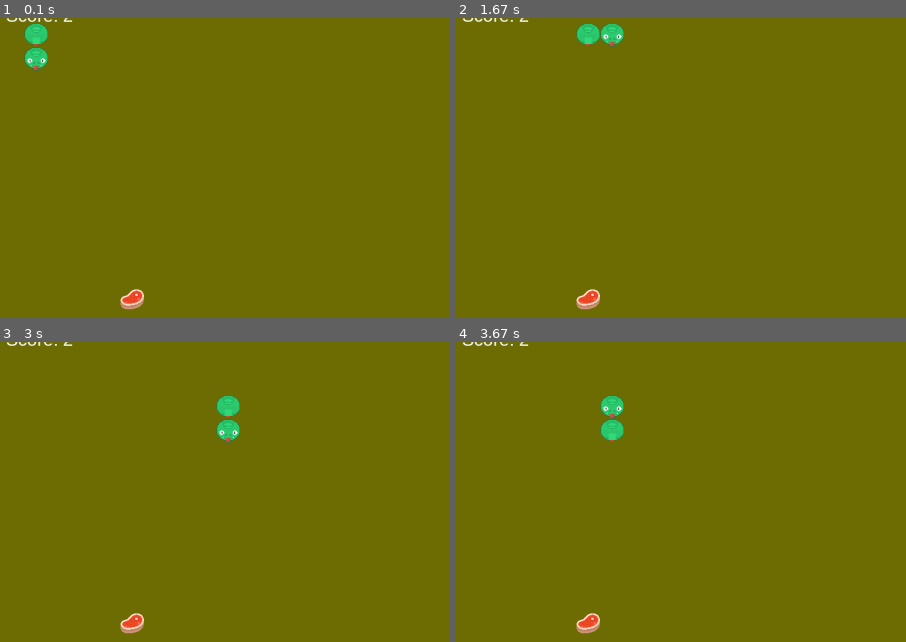
Above: before the commit, frames 1-4 (two rows, left to right).
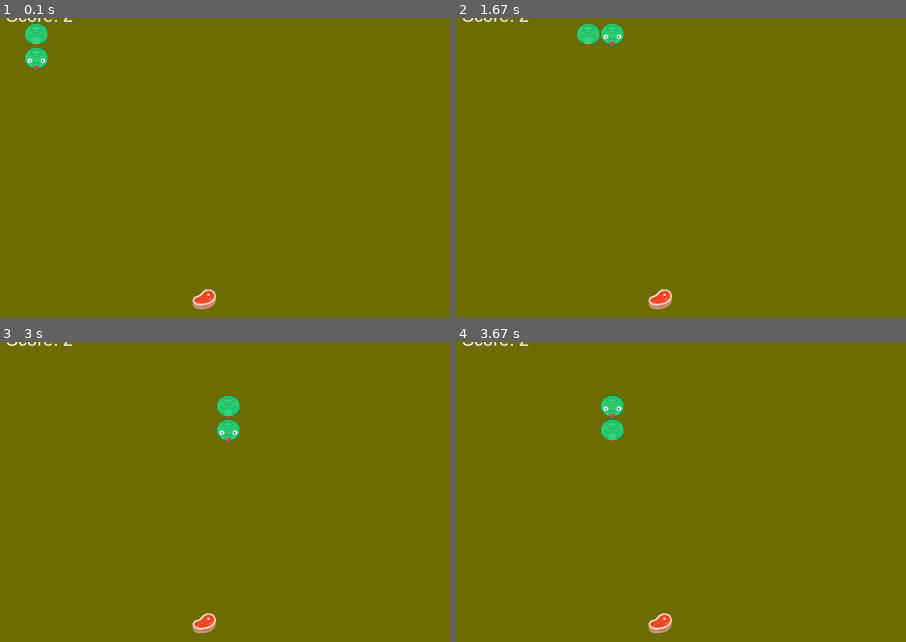
Above: after the commit, the same moments.

Repository: SachinG-dev/learning-pygame
Game: pygame game, started from snake-game/main.py
Two runs of this game, one before a commit and one after it. Both use one fixed random seed, a clock stepped at 60 frames per second and the inputs below.
Inputs:
- Up to frame 1 (0.1 s): no input
- Up to frame 2 (1.67 s): hold Right 0.33-0.8 s; hold Up 0.83-1.27 s; hold Right from 1.3 s (still down)
- Up to frame 3 (3 s): release Right at 1.8 s; hold Down 2.4-2.95 s; hold Left from 2.98 s (still down)
- Up to frame 4 (3.67 s): release Left at 3.53 s; hold Up from 3.57 s (still down)
The pictures show only the part of the screen within x 0-50%, y 3-53%; the shares and areas given below are measured in that part.
In our replay, the window is 600x600 before the commit and 900x600 after it. These sizes can differ from the game's own. Grey fills any space a smaller window leaves; there, only what the larger window draws over its background counts as a difference.

The runs differ from the first frame. In frame 1, 0.6% of the frame differs, in the area x 26-48%, y 90-98%; in frame 2, 0.6%; in frame 3, 0.6%; in frame 4, 0.6%.

Commit message:
feat: adding ball-game

Diff:
--- /dev/null
+++ b/face-reconization/main.py
@@ -0,0 +1,125 @@
+import os
+from deepface import DeepFace
+import cv2
+import numpy as np
+import time
+import pandas as pd
+
+class AdvancedFaceRecognition:
+    def __init__(self, dataset_path, model_name="VGG-Face"):  # Changed default model to VGG-Face for better compatibility
+        self.dataset_path = dataset_path
+        self.model_name = model_name
+        self.db_path = dataset_path
+        print(f"Initializing face recognition system with {model_name} model...")
+
+    def run_recognition(self):
+        video_capture = cv2.VideoCapture(0)
+        if not video_capture.isOpened():
+            print("Error: Could not open video capture device")
+            return
+
+        print(f"Starting face recognition using {self.model_name}...")
+        print("Press 'q' to quit")
+
+        frame_count = 0
+        start_time = time.time()
+
+        while True:
+            ret, frame = video_capture.read()
+            if not ret:
+                print("Error: Could not read frame")
+                break
+
+            frame_count += 1
+
+            # Process every 3rd frame to improve performance
+            if frame_count % 3 != 0:
+                cv2.imshow('Advanced Face Recognition', frame)
+                if cv2.waitKey(1) & 0xFF == ord('q'):
+                    break
+                continue
+
+            try:
+                # First, detect faces
+                faces = DeepFace.extract_faces(
+                    img_path=frame,
+                    detector_backend="opencv",
+                    enforce_detection=False
+                )
+
+                if faces:  # If faces were detected
+                    # Try to recognize each detected face
+                    results = DeepFace.find(
+                        img_path=frame,
+                        db_path=self.db_path,
+                        model_name=self.model_name,
+                        enforce_detection=False,
+                        detector_backend="opencv",
+                        distance_metric="cosine"
+                    )
+
+                    if isinstance(results, list) and len(results) > 0:
+                        df = results[0]
+                        if isinstance(df, pd.DataFrame) and not df.empty:
+                            # Process each detected face
+                            for i, face in enumerate(faces):
+                                if 'facial_area' in face:
+                                    region = face['facial_area']
+                                    x = region['x']
+                                    y = region['y']
+                                    w = region['w']
+                                    h = region['h']
+
+                                    # Get identity if available
+                                    person_name = "Unknown"
+                                    confidence = 0
+
+                                    if i < len(df):
+                                        row = df.iloc[i]
+                                        if 'identity' in row:
+                                            identity_path = row['identity']
+                                            person_name = os.path.basename(os.path.dirname(identity_path))
+                                            # Calculate confidence (1 - distance for cosine metric)
+                                            if 'distance' in row:
+                                                confidence = (1 - row['distance']) * 100
+
+                                    # Draw rectangle around face
+                                    cv2.rectangle(frame, (x, y), (x+w, y+h), (0, 255, 0), 2)
+
+                                    # Add name and confidence
+                                    label = f"{person_name}"
+                                    if confidence > 0:
+                                        label += f" ({confidence:.1f}%)"
+
+                                    cv2.rectangle(frame, (x, y-35), (x+w, y), (0, 255, 0), cv2.FILLED)
+                                    cv2.putText(frame, label, (x+6, y-6),
+                                              cv2.FONT_HERSHEY_DUPLEX, 0.6, (255, 255, 255), 1)
+
+            except Exception as e:
+                print(f"Frame processing error: {str(e)}")
+                continue
+
+            # Calculate and display FPS
+            if frame_count % 30 == 0:
+                fps = frame_count / (time.time() - start_time)
+                cv2.putText(frame, f"FPS: {fps:.2f}", (10, 30),
+                           cv2.FONT_HERSHEY_DUPLEX, 1, (0, 255, 0), 2)
+
+            # Display the frame
+            cv2.imshow('Advanced Face Recognition', frame)
+
+            if cv2.waitKey(1) & 0xFF == ord('q'):
+                break
+
+        video_capture.release()
+        cv2.destroyAllWindows()
+
+if __name__ == "__main__":
+    dataset_path = "faces_dataset"
+
+    recognition_system = AdvancedFaceRecognition(
+        dataset_path=dataset_path,
+        model_name="VGG-Face"  # Using VGG-Face for better reliability
+    )
+
+    recognition_system.run_recognition()
--- /dev/null
+++ b/flippy-bird/main-basic.py
@@ -0,0 +1,111 @@
+import pygame
+import random
+
+# Initialize Pygame
+pygame.init()
+
+# Screen dimensions
+WIDTH, HEIGHT = 500, 700
+screen = pygame.display.set_mode((WIDTH, HEIGHT))
+pygame.display.set_caption("Flappy Bird AI Control")
+
+# Load assets
+bird_image = pygame.image.load("resources/bird.png")
+bird_image = pygame.transform.scale(bird_image, (50, 35))
+
+pipe_top = pygame.image.load("resources/pipe.jpg")
+pipe_top = pygame.transform.scale(pipe_top, (80, 400))
+pipe_bottom = pygame.transform.flip(pipe_top, False, True)
+
+# Colors
+WHITE = (255, 255, 255)
+
+# Game Variables
+gravity = 0.4
+bird_x, bird_y = 100, HEIGHT // 2
+bird_velocity = 0
+jump_strength = -8  # Upward movement on jump
+pipe_speed = 3
+score = 0
+pipes = []
+
+# Add pipes
+def create_pipe():
+    gap = 150  # Space between top and bottom pipes
+    top_pipe_height = random.randint(150, 400)
+    bottom_pipe_y = top_pipe_height + gap
+    pipes.append({"x": WIDTH, "top": top_pipe_height, "bottom": bottom_pipe_y})
+
+# Game loop
+running = True
+clock = pygame.time.Clock()
+
+# Create initial pipes
+create_pipe()
+
+while running:
+    screen.fill(WHITE)
+
+    # Handle events
+    for event in pygame.event.get():
+        if event.type == pygame.QUIT:
+            running = False
+
+        # Space bar makes the bird jump
+        if event.type == pygame.KEYDOWN and event.key == pygame.K_SPACE:
+            bird_velocity = jump_strength  # Move bird up
+
+    # Bird physics
+    bird_velocity += gravity
+    bird_y += bird_velocity
+
+    # Pipe movement
+    for pipe in pipes:
+        pipe["x"] -= pipe_speed
+
+    # Remove off-screen pipes and generate new ones
+    if pipes[0]["x"] < -80:
+        pipes.pop(0)
+        create_pipe()
+        score += 1  # Increase score when passing pipes
+
+    # Collision detection
+    for pipe in pipes:
+        if (
+            bird_x < pipe["x"] + 80
+            and bird_x + 50 > pipe["x"]
+            and (bird_y < pipe["top"] or bird_y + 35 > pipe["bottom"])
+        ):
+            print("Game Over!")
+            bird_y = HEIGHT // 2  # Reset bird
+            pipes.clear()  # Clear pipes
+            create_pipe()  # Add new pipes
+            score = 0  # Reset score
+            bird_velocity = 0  # Reset movement
+
+    # Check if bird hits the ground
+    if bird_y > HEIGHT - 50 or bird_y < 0:
+        print("Game Over!")
+        bird_y = HEIGHT // 2
+        pipes.clear()
+        create_pipe()
+        score = 0
+        bird_velocity = 0
+
+    # Draw pipes
+    for pipe in pipes:
+        screen.blit(pipe_top, (pipe["x"], pipe["top"] - 400))  # Top pipe
+        screen.blit(pipe_bottom, (pipe["x"], pipe["bottom"]))  # Bottom pipe
+
+    # Draw bird
+    screen.blit(bird_image, (bird_x, bird_y))
+
+    # Draw score
+    font = pygame.font.SysFont("Arial", 30)
+    score_text = font.render(f"Score: {score}", True, (0, 0, 0))
+    screen.blit(score_text, (10, 10))
+
+    pygame.display.update()
+    clock.tick(30)  # 30 FPS
+
+pygame.quit()
--- /dev/null
+++ b/flippy-bird/main.py
@@ -0,0 +1,189 @@
+import pygame
+import random
+import cv2
+import mediapipe as mp
+import numpy as np
+
+# Initialize Pygame
+pygame.init()
+
+# Screen dimensions
+screen_info = pygame.display.Info()
+WIDTH, HEIGHT = screen_info.current_w, screen_info.current_h  # Full-screen size
+screen = pygame.display.set_mode((WIDTH, HEIGHT), pygame.FULLSCREEN)
+pygame.display.set_caption("Flappy Bird - Jump to Fly")
+
+# Load assets
+bird_image = pygame.image.load("resources/ball.webp").convert_alpha()
+bird_image = pygame.transform.scale(bird_image, (100, 100))
+
+pipe_top = pygame.image.load("resources/pipe.png").convert_alpha()
+pipe_top = pygame.transform.scale(pipe_top, (80, 400))
+pipe_bottom = pygame.transform.flip(pipe_top, False, True)
+
+# Colors
+WHITE = (255, 255, 255)
+
+# Game Variables
+gravity = 0.3
+bird_x, bird_y = 100, HEIGHT // 2
+bird_velocity = 0
+jump_strength = -6
+pipe_speed = 2
+score = 0
+pipes = []
+pipe_spacing = 300  # Space between pipes
+
+# Initialize OpenCV and Mediapipe
+mp_pose = mp.solutions.pose
+pose = mp_pose.Pose()
+mp_draw = mp.solutions.drawing_utils
+cap = cv2.VideoCapture(0)
+
+# Set webcam resolution
+cap.set(cv2.CAP_PROP_FRAME_WIDTH, 640)
+cap.set(cv2.CAP_PROP_FRAME_HEIGHT, 480)
+
+# Store previous head positions for smoothing
+prev_head_positions = []
+SMOOTHING_FRAMES = 5
+JUMP_THRESHOLD = 15
+
+# Create pipes
+def create_pipe():
+    gap = HEIGHT // 4
+    top_pipe_height = random.randint(HEIGHT // 6, HEIGHT // 2)
+    bottom_pipe_y = top_pipe_height + gap
+
+    # Ensure bottom pipe is correctly positioned
+    if bottom_pipe_y + 400 > HEIGHT:
+        bottom_pipe_y = HEIGHT - 400
+
+    pipes.append({"x": WIDTH, "top": top_pipe_height, "bottom": bottom_pipe_y})
+
+# Game loop
+running = True
+clock = pygame.time.Clock()
+create_pipe()
+
+while running:
+    screen.fill(WHITE)
+
+    # Capture webcam frame
+    ret, frame = cap.read()
+    if not ret:
+        print("❌ ERROR: Webcam not working!")
+        break
+
+    # Rotate frame if it's incorrectly oriented
+    frame = cv2.rotate(frame, cv2.ROTATE_90_CLOCKWISE)
+
+    # Convert frame to RGB for Mediapipe
+    frame_rgb = cv2.cvtColor(frame, cv2.COLOR_BGR2RGB)
+    results = pose.process(frame_rgb)
+
+    # Draw skeleton outline on the user
+    if results.pose_landmarks:
+        mp_draw.draw_landmarks(frame, results.pose_landmarks, mp_pose.POSE_CONNECTIONS)
+
+        # Get the nose landmark (head position)
+        nose = results.pose_landmarks.landmark[mp_pose.PoseLandmark.NOSE]
+        head_y = int(nose.y * HEIGHT)
+
+        # Store last few head positions for smoothing
+        prev_head_positions.append(head_y)
+        if len(prev_head_positions) > SMOOTHING_FRAMES:
+            prev_head_positions.pop(0)
+
+        # Calculate the average head position over the last few frames
+        smoothed_head_y = np.mean(prev_head_positions)
+
+        # Compare with previous position to detect jump
+        if len(prev_head_positions) >= 2:
+            head_movement = prev_head_positions[-2] - smoothed_head_y
+
+            if head_movement > JUMP_THRESHOLD:
+                bird_velocity = jump_strength
+                print("✅ Jump Detected!")
+
+    # Flip the frame for a mirror effect
+    frame = cv2.flip(frame, 1)
+
+    # Convert OpenCV frame to Pygame surface
+    frame = cv2.cvtColor(frame, cv2.COLOR_BGR2RGB)
+    frame = pygame.surfarray.make_surface(frame)
+
+    # Resize and position video feed (Top Right Corner - 300x300)
+    frame = pygame.transform.scale(frame, (300, 300))
+    screen.blit(frame, (WIDTH - 310, 10))  # 10px padding from the top-right
+
+    # Handle Pygame events
+    for event in pygame.event.get():
+        if event.type == pygame.QUIT:
+            running = False
+
+        if event.type == pygame.KEYDOWN:
+            if event.key == pygame.K_ESCAPE:  # Press ESC to exit
+                running = False
+            if event.key == pygame.K_SPACE:  # Press SPACE to jump
+                bird_velocity = jump_strength
+
+    # Bird physics (apply gravity)
+    bird_velocity += gravity
+    bird_y += bird_velocity
+
+    # Pipe movement
+    for pipe in pipes:
+        pipe["x"] -= pipe_speed
+
+    # Remove off-screen pipes and add new ones at correct spacing
+    if len(pipes) > 0 and pipes[0]["x"] < -80:
+        pipes.pop(0)
+
+    # Add new pipes only when the last pipe has moved far enough
+    if len(pipes) == 0 or pipes[-1]["x"] < WIDTH - pipe_spacing:
+        create_pipe()
+        score += 1
+
+    # Collision detection
+    for pipe in pipes:
+        if (
+            bird_x < pipe["x"] + 80
+            and bird_x + 50 > pipe["x"]
+            and (bird_y < pipe["top"] or bird_y + 35 > pipe["bottom"])
+        ):
+            print("Game Over!")
+            bird_y = HEIGHT // 2
+            pipes.clear()
+            create_pipe()
+            score = 0
+            bird_velocity = 0
+
+    # Check if bird hits ground
+    if bird_y > HEIGHT - 50 or bird_y < 0:
+        print("Game Over!")
+        bird_y = HEIGHT // 2
+        pipes.clear()
+        create_pipe()
+        score = 0
+        bird_velocity = 0
+
+    # Draw pipes
+    for pipe in pipes:
+        screen.blit(pipe_top, (pipe["x"], pipe["top"] - 400))  # Top pipe
+        screen.blit(pipe_bottom, (pipe["x"], pipe["bottom"]))  # Bottom pipe
+
+    # Draw bird
+    screen.blit(bird_image, (bird_x, bird_y))
+
+    # Draw score
+    font = pygame.font.SysFont("Arial", 30)
+    score_text = font.render(f"Score: {score}", True, (0, 0, 0))
+    screen.blit(score_text, (10, 10))
+
+    pygame.display.update()
+    clock.tick(30)
+
+cap.release()
+cv2.destroyAllWindows()
+pygame.quit()
--- a/snake-game/main.py
+++ b/snake-game/main.py
@@ -4,7 +4,7 @@
 import random
 
 SIZE = 40  # Grid size
-WINDOW_WIDTH = 1000
+WINDOW_WIDTH = 1500
 WINDOW_HEIGHT = 1000
 
 class Food:
Binary file added: face-reconization/faces_dataset/ds_model_arcface_detector_retinaface_aligned_normalization_base_expand_0.pkl
Binary file added: face-reconization/faces_dataset/ds_model_vggface_detector_opencv_aligned_normalization_base_expand_0.pkl
Binary file added: face-reconization/faces_dataset/sachin/IMG20230903123928.jpg
Binary file added: face-reconization/faces_dataset/sachin/WhatsApp Image 2023-01-02 at 8.37.32 PM.jpeg
Binary file added: face-reconization/faces_dataset/sachin/WhatsApp Image 2023-02-28 at 4.29.23 PM.jpeg
Binary file added: face-reconization/faces_dataset/sachin/sachin_profile_pic.jpg
Binary file added: face-reconization/faces_dataset/sreenath/WhatsApp Image 2023-05-31 at 11.57.12 AM.jpeg
Binary file added: face-reconization/faces_dataset/vishkarma/WhatsApp Image 2023-05-31 at 11.55.18 AM.jpeg
Binary file added: flippy-bird/resources/ball.webp
Binary file added: flippy-bird/resources/bird.png
Binary file added: flippy-bird/resources/pipe.jpg
Binary file added: flippy-bird/resources/pipe.png
